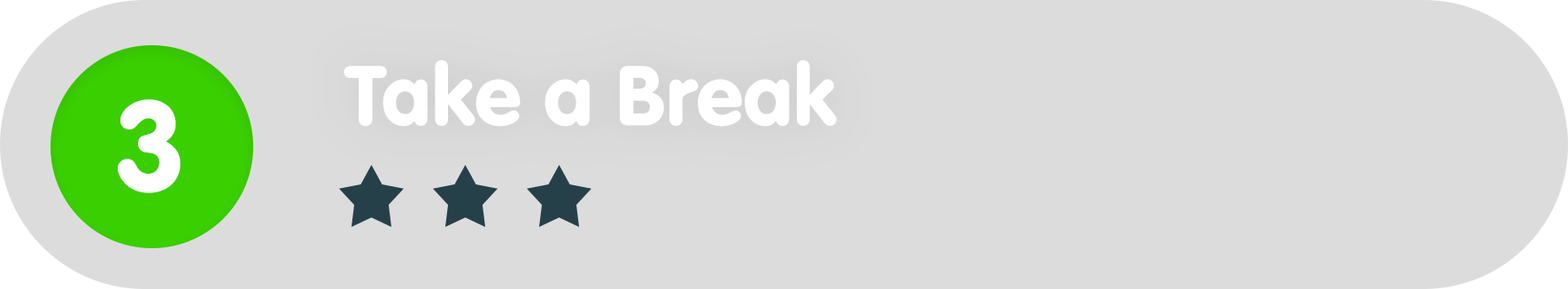
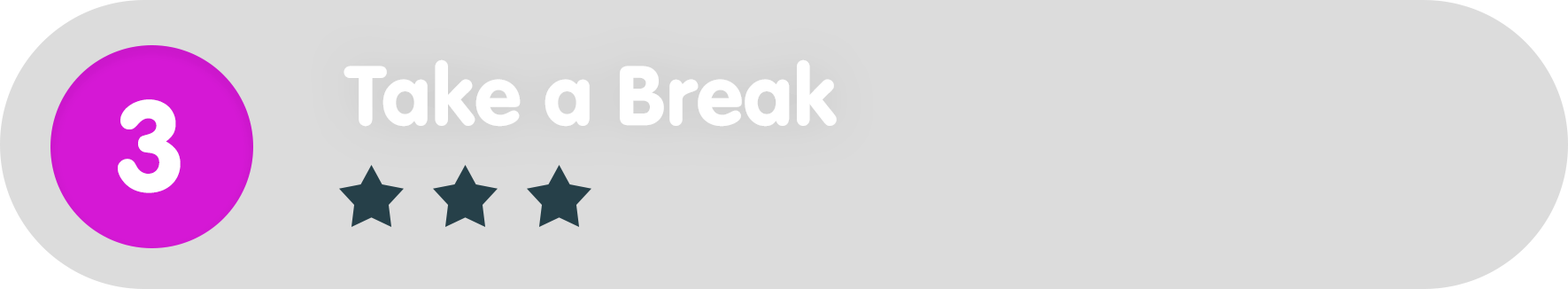
Layered file, before and after one edit (1568x289). Changes by layer:
painted on "Ellipse_green" over [50, 45, 254, 248]
